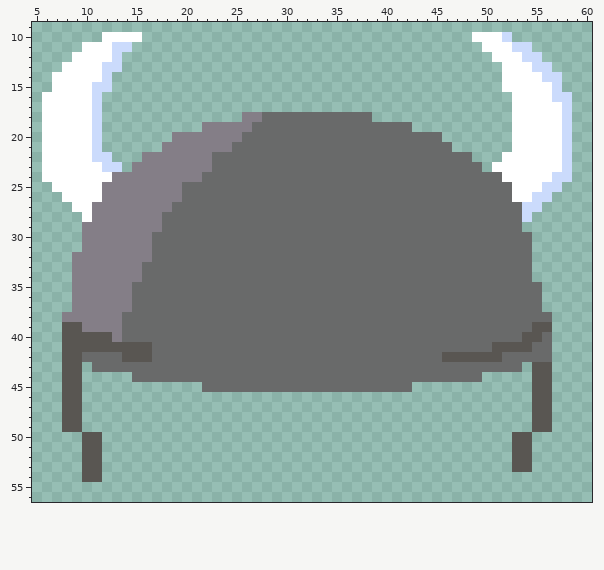
A pixel-art sprite gets an edit: Art/Enemy/helmet.png. Above: the version before the commit.
The file is 64x64 pixels. Shown: x 5..60, y 9..56.
After:
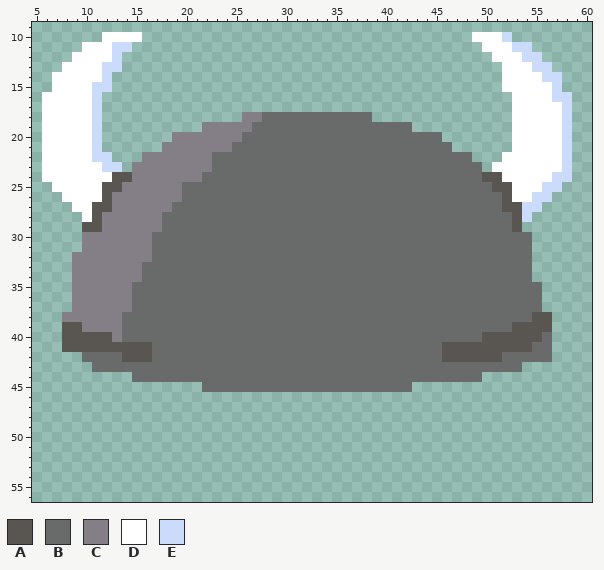
Palette (. is transparent): A #595652  B #696a6a  C #847e87  D #ffffff  E #cbdbfc
The edit:
Colour A replaces colour B in row 24 at x 50 to 51; in row 25 at x 51 to 52; in row 26 at x 52; in row 27 at x 52 to 53; in rows 28 to 29 at x 53; in row 38 at x 55 to 56.
Colour A replaces colour B in row 39 at x 53 to 54; in row 40 at x 50 to 53; in row 41 at x 46 to 50.
Colour A replaces colour C in row 24 at x 13 to 14; in row 25 at x 12 to 13; in row 26 at x 12; in row 27 at x 11 to 12; in row 28 at x 11; in row 29 at x 10 to 11.
The author cleared colour A in row 42 at x 8 to 9; in rows 43 to 49 at x 8 to 9 and 55 to 56; in rows 50 to 53 at x 10 to 11 and 53 to 54; in row 54 at x 10 to 11.
Changed places in both pictures, as pixel boxes (x1, y1, x2, y2):
changed: (82, 172, 132, 232)
changed: (482, 172, 522, 232)
changed: (442, 312, 552, 472)
erased: (62, 352, 102, 482)
